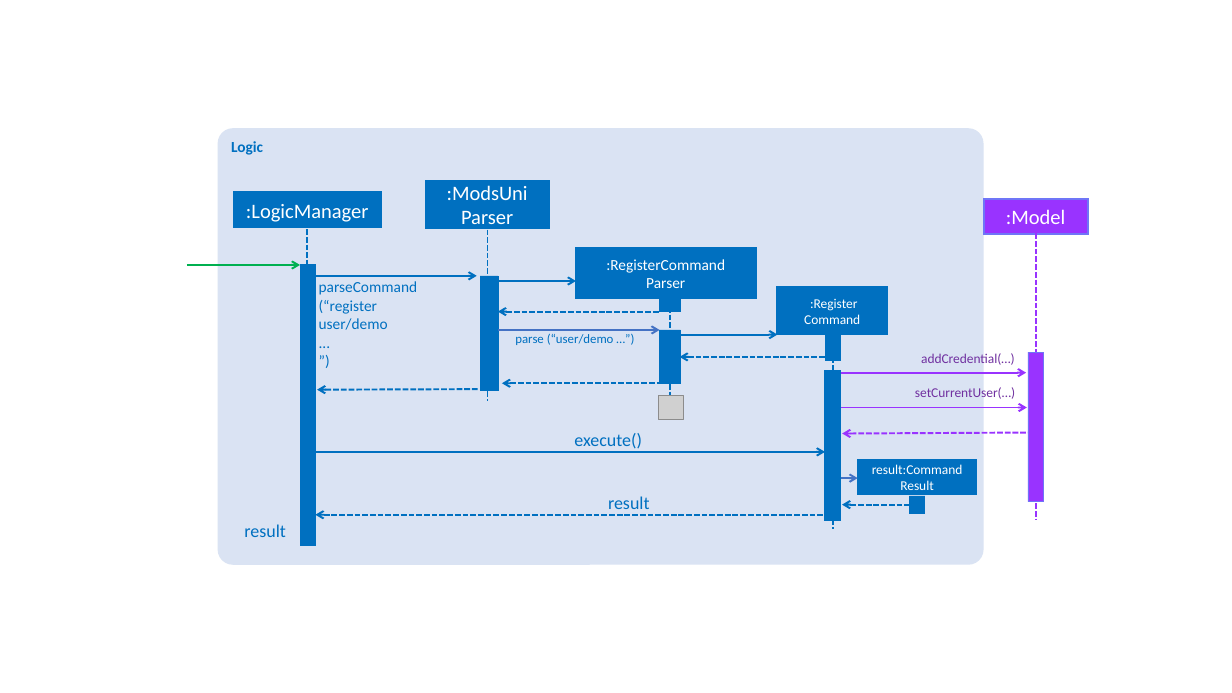
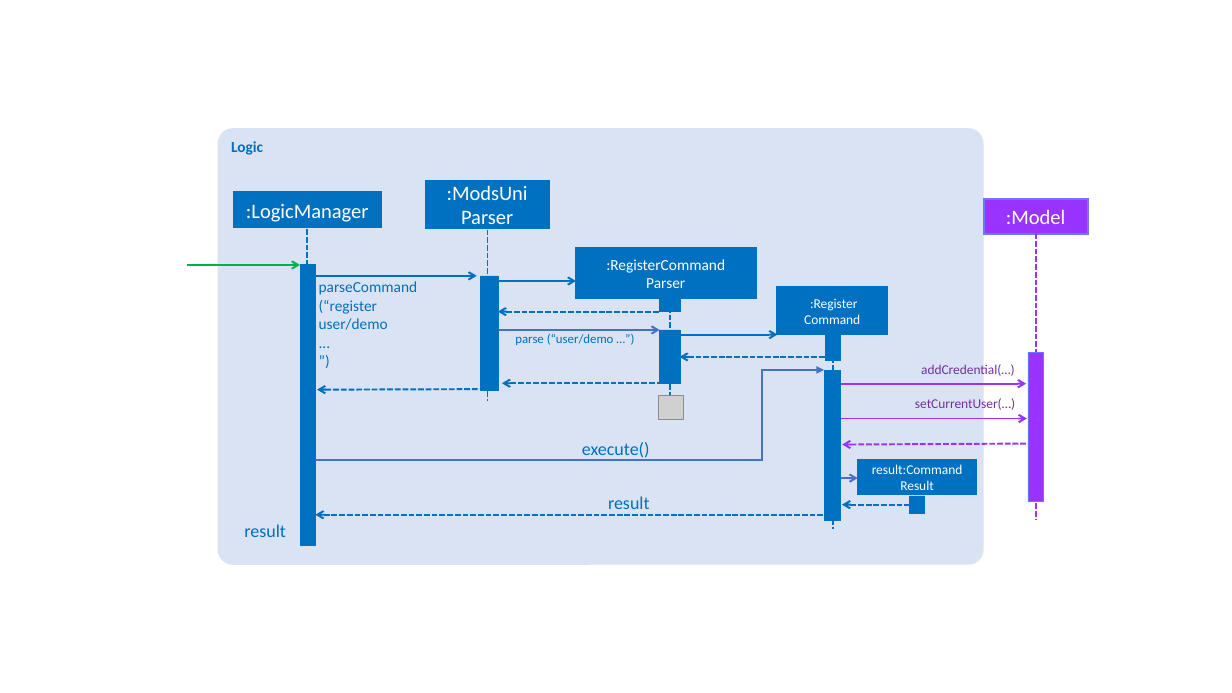
Before and after one commit to deming16/main, a slide deck: slide 1 of docs/diagrams/SDforRegisterCommandLogicAndModel.pptx. Drawn at 1232x693 pixels with LibreOffice and Linux fonts; fonts in the diff are those of the drawing; grey boxes stand for pictures. Boxes give left, top, right and bottom in pixels: in the first picture for what was removed or moved away, otherwise in the second. Text is boxed around its words. In the diff, an @@ line names an element or a change of style, - is before the commit and + after.

```diff
--- a/docs/diagrams/SDforRegisterCommandLogicAndModel.pptx
+++ b/docs/diagrams/SDforRegisterCommandLogicAndModel.pptx
@@ elbow arrow added from (315, 460) to (824, 370), #4472C4 1.5 pt @@
@@ 3 arrows, 2 texts: place and size @@
-3 arrows, 2 texts at box(841, 353, 1029, 433)
+3 arrows, 2 texts at box(841, 364, 1029, 445)
@@ text "execute()": place and size @@
-text "execute()" at box(574, 433, 642, 449)
+text "execute()" at box(582, 442, 650, 461)
@@ arrow removed from (315, 452) to (825, 452) @@
```
Also in this commit, not shown: 3 other files.
